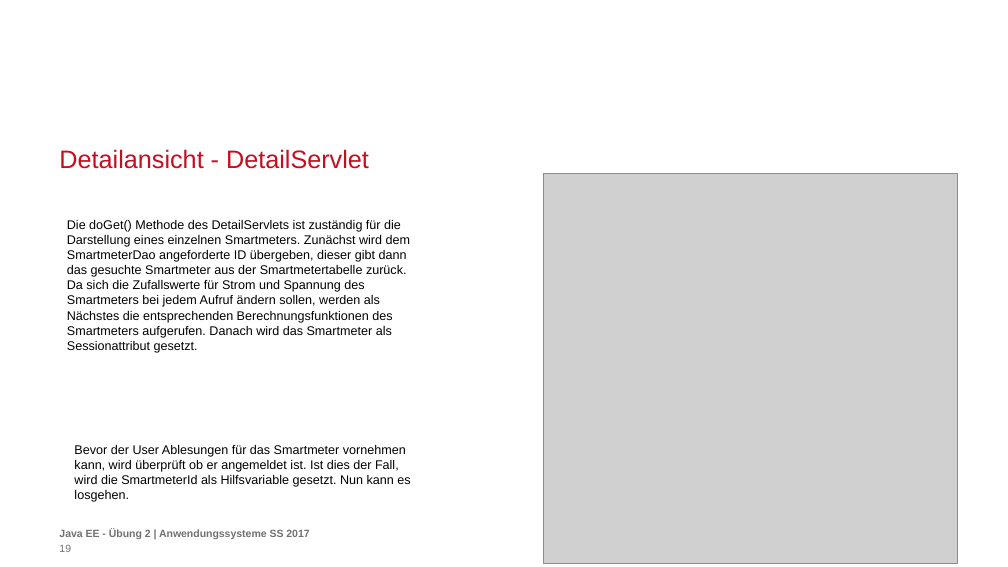
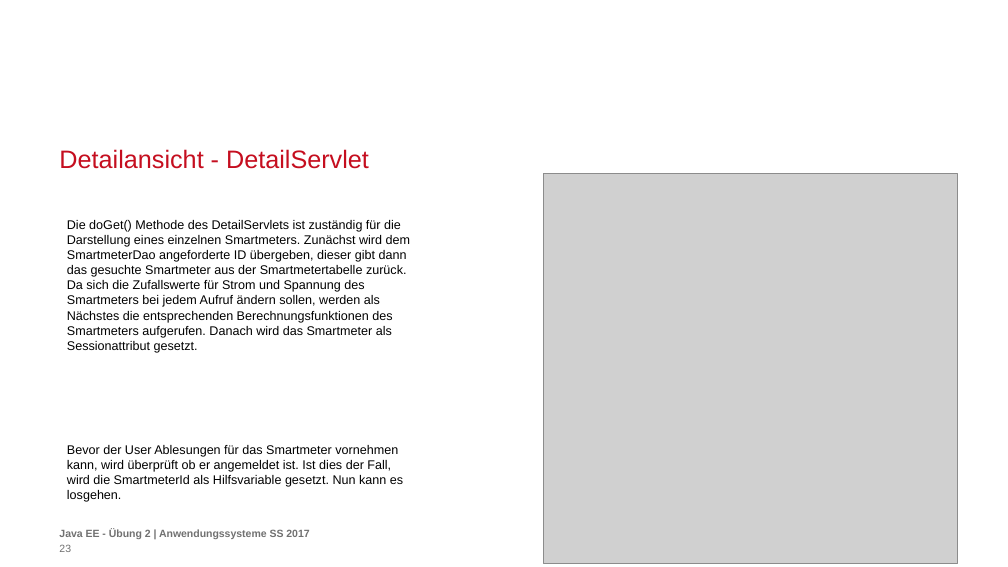
Before and after one commit to carolin262/anwendungssysA2, a slide deck: slide 23 of PräsentationJavaEE.pptx (slide 19 before the commit). Drawn at 1008x567 pixels with LibreOffice and Linux fonts; fonts in the diff are those of the drawing; grey boxes stand for pictures; background and template pictures are left out. Boxes give left, top, right and bottom in pixels: in the first picture for what was removed or moved away, otherwise in the second. Text is boxed around its words. In the diff, an @@ line names an element or a change of style, - is before the commit and + after.

```diff
--- a/PräsentationJavaEE.pptx
+++ b/PräsentationJavaEE.pptx
@@ text "Bevor der User Ablesungen für ...": place and size @@
-text "Bevor der User Ablesungen für ..." at box(74, 445, 410, 502)
+text "Bevor der User Ablesungen für ..." at box(67, 445, 403, 502)
@@ page number at box(59, 544, 71, 552): text changed @@
-19
+23
```
Also in this commit, not shown: 10 other slides changed, 5 slides added.
